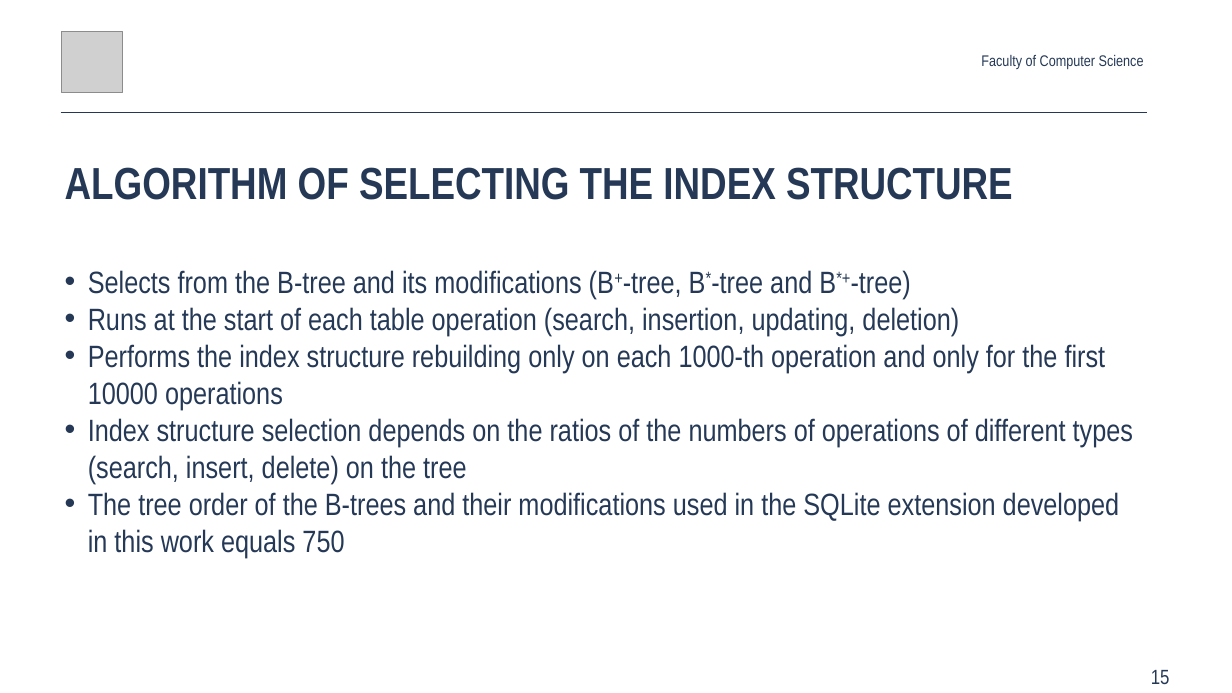
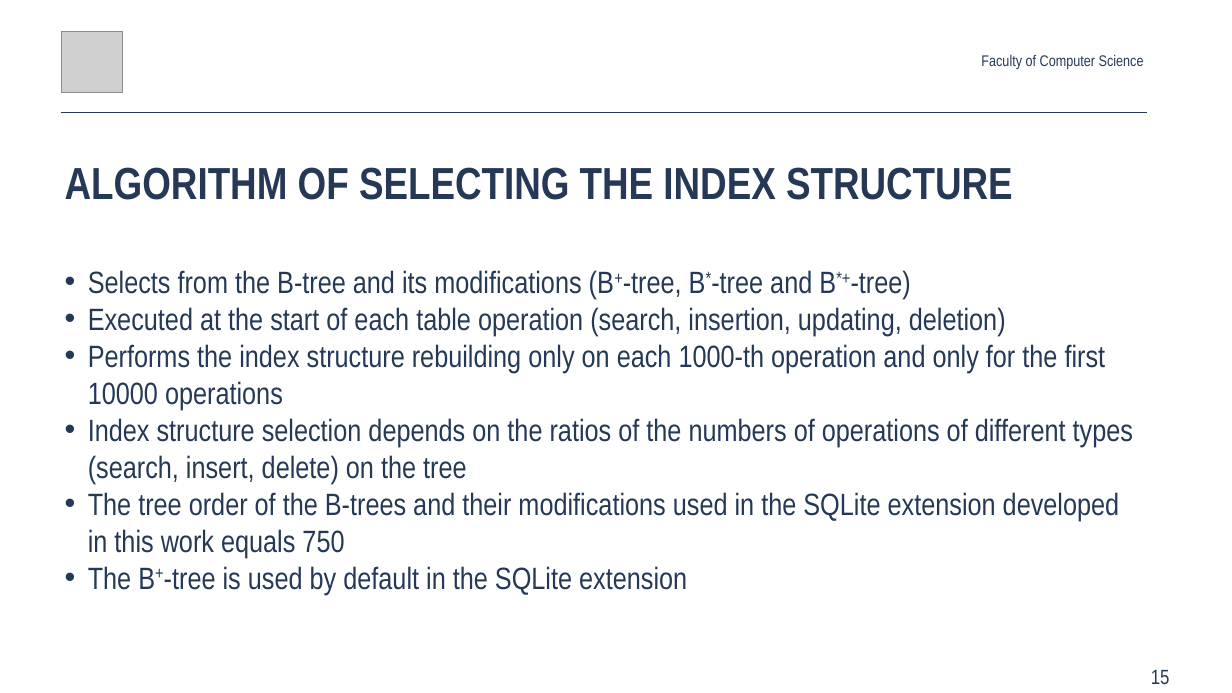
Before and after one commit to Glost/btrees_2019, a slide deck: slide 15 of root/docs/slides/Anton_Rigin_SYRCoSE_2019.pptx. Drawn at 1232x693 pixels with LibreOffice and Linux fonts; fonts in the diff are those of the drawing; grey boxes stand for pictures. Boxes give left, top, right and bottom in pixels: in the first picture for what was removed or moved away, otherwise in the second. Text is boxed around its words. In the diff, an @@ line names an element or a change of style, - is before the commit and + after.

```diff
--- a/root/docs/slides/Anton_Rigin_SYRCoSE_2019.pptx
+++ b/root/docs/slides/Anton_Rigin_SYRCoSE_2019.pptx
@@ text at box(88, 307, 1006, 336): text changed @@
-• Runs at the start of each table operation (search, insertion, updating, deletion)
+• Executed at the start of each table operation (search, insertion, updating, deletion)
@@ text at box(88, 566, 687, 595): paragraph added @@
+• The B+-tree is used by default in the SQLite extension
```
Also in this commit, not shown: 2 other slides changed, 3 other files.
